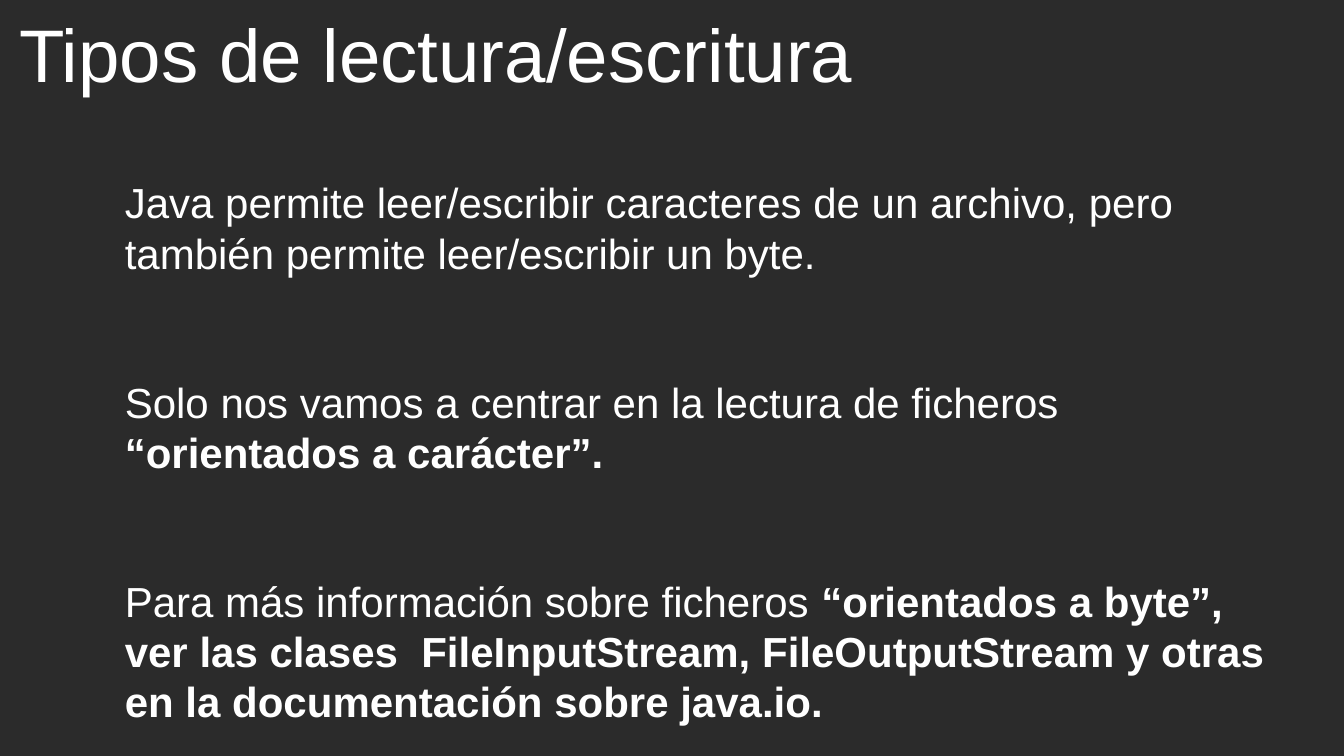
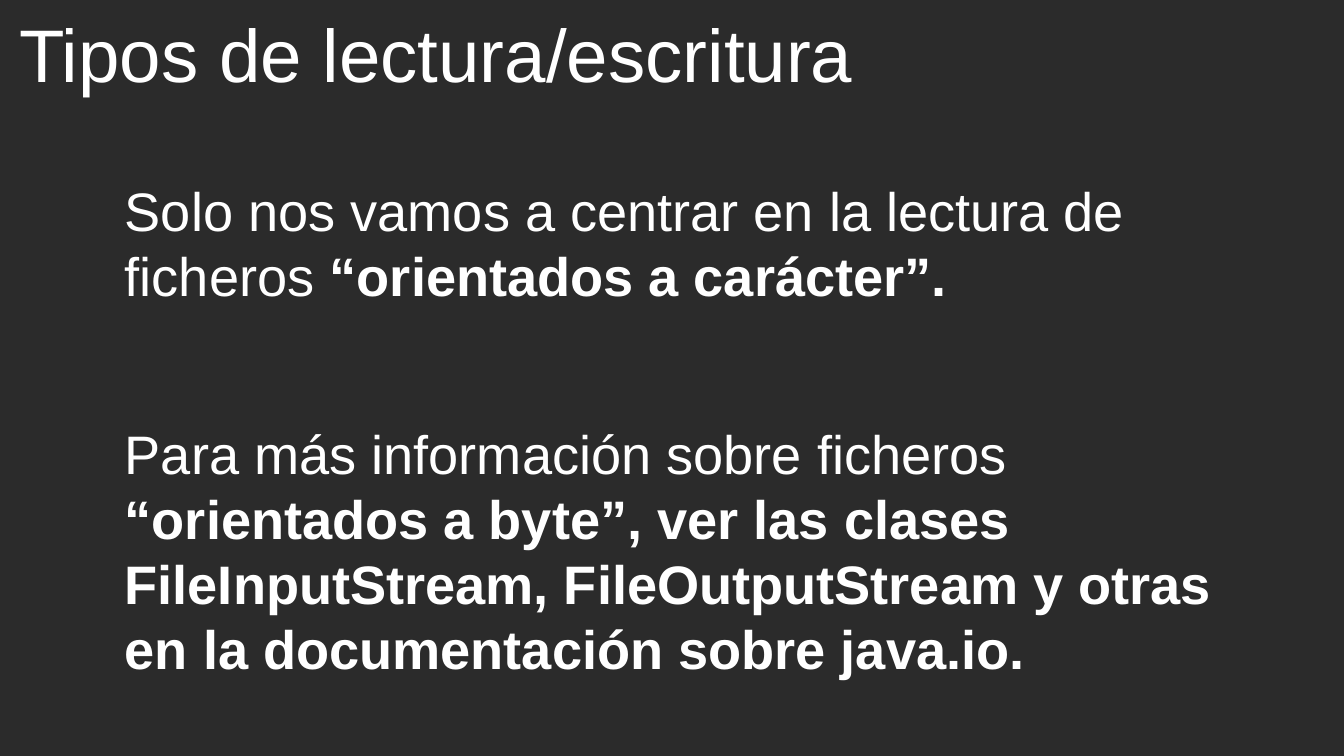
Before and after one commit to cmorenoruiz/ApuntesProgramacion, a slide deck: slide 7 of Unidad 11 Ficheros/Clase FileWriter Presentación para clase.odp (slide 3 before the commit). Drawn at 1344x756 pixels with LibreOffice and Linux fonts; fonts in the diff are those of the drawing; background and template pictures are left out; a plain dark background stands for a picture behind light text. Boxes give left, top, right and bottom in pixels: in the first picture for what was removed or moved away, otherwise in the second. Text is boxed around its words. In the diff, an @@ line names an element or a change of style, - is before the commit and + after.

```diff
--- a/Unidad 11 Ficheros/Clase FileWriter Presentación para clase.odp
+++ b/Unidad 11 Ficheros/Clase FileWriter Presentación para clase.odp
@@ text "Solo nos vamos a centrar ..." at (125, 191, 1211, 678): size 24.8 to 32 pt @@
@@ text at (125, 187, 1173, 277): paragraph removed @@
-Java permite leer/escribir caracteres de un archivo, pero también permite leer/escribir un byte.
```
Also in this commit, not shown: 1 other slide changed, 3 slides added, 1 other file.
